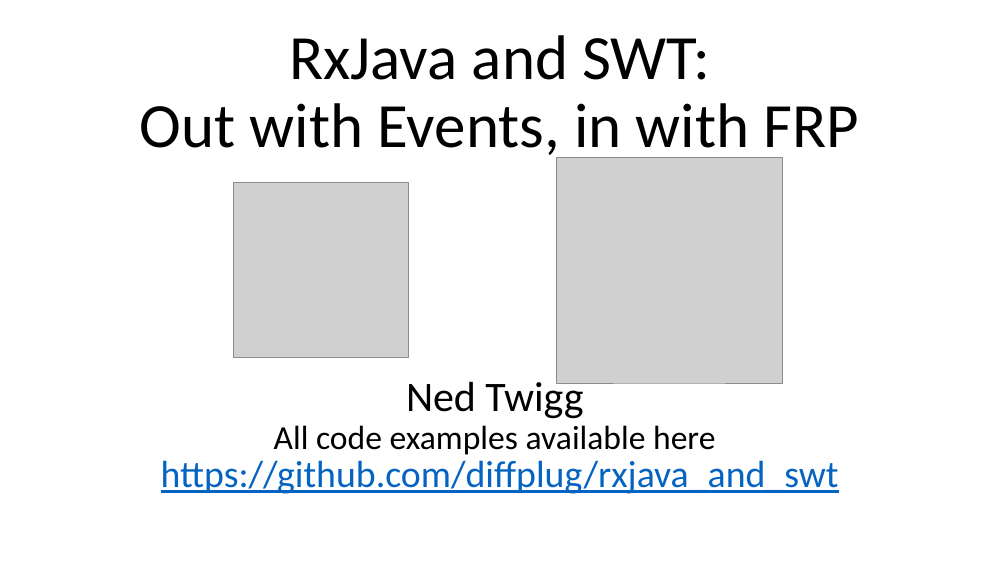
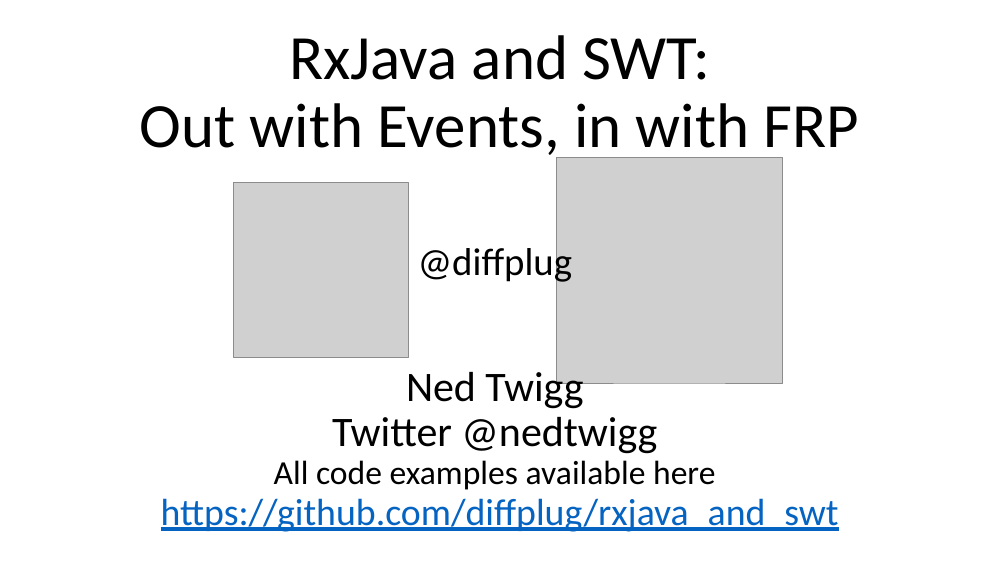
Before and after one commit to diffplug/rxjava-and-swt, a slide deck: slide 1 of RxJava and SWT.pptx. Drawn at 1008x567 pixels with LibreOffice and Linux fonts; fonts in the diff are those of the drawing; grey boxes stand for pictures. Boxes give left, top, right and bottom in pixels: in the first picture for what was removed or moved away, otherwise in the second. Text is boxed around its words. In the diff, an @@ line names an element or a change of style, - is before the commit and + after.

```diff
--- a/RxJava and SWT.pptx
+++ b/RxJava and SWT.pptx
@@ text added at [418,243,573,285], 37 pt, text #000000 @@
+@diffplug
@@ text "Ned Twigg": place and size @@
-text "Ned Twigg" at [274,377,715,455]
+text "Ned Twigg" at [274,366,715,490]
@@ text "https://github.com/diffplug/rxjava_and_swt": place and size @@
-text "https://github.com/diffplug/rxjava_and_swt" at [161,460,839,494]
+text "https://github.com/diffplug/rxjava_and_swt" at [161,498,839,532]
@@ text at [332,417,657,454]: paragraph added @@
+Twitter @nedtwigg
```
Also in this commit, not shown: 6 other slides changed, 11 slides added, 1 slide removed.
